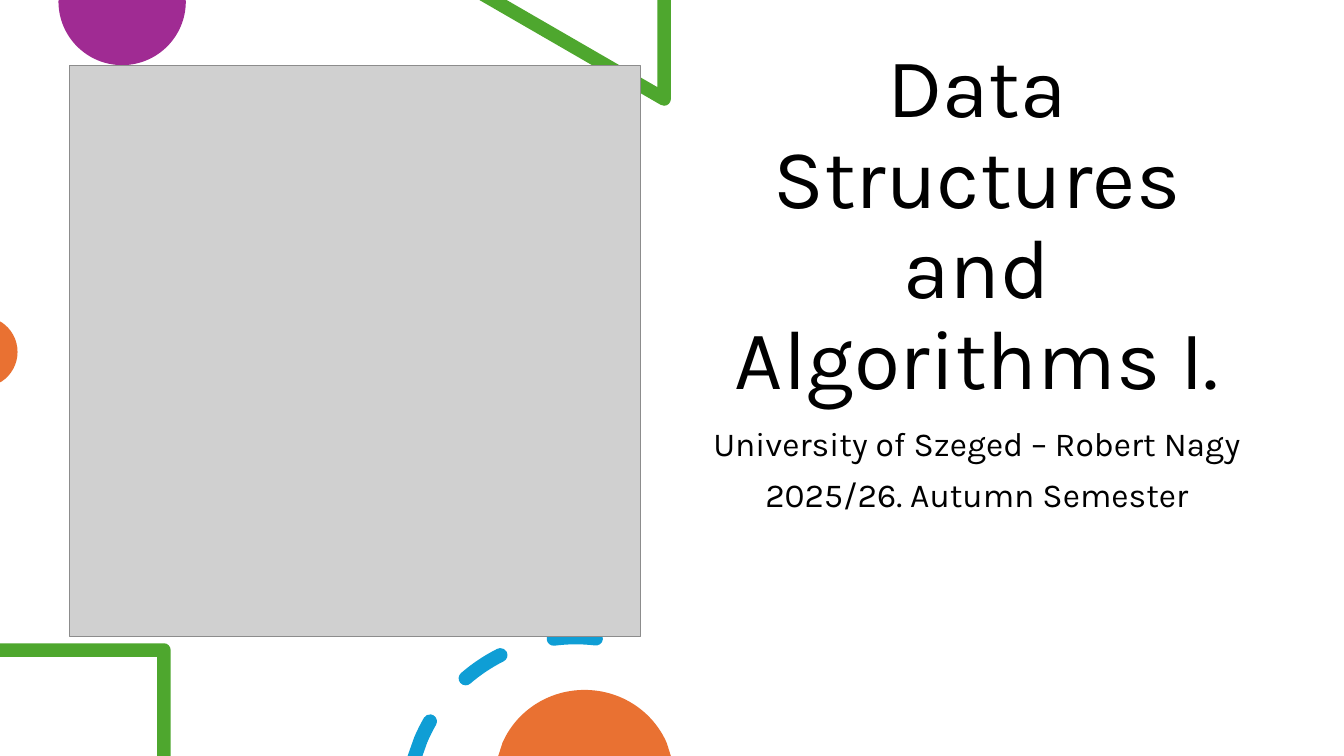
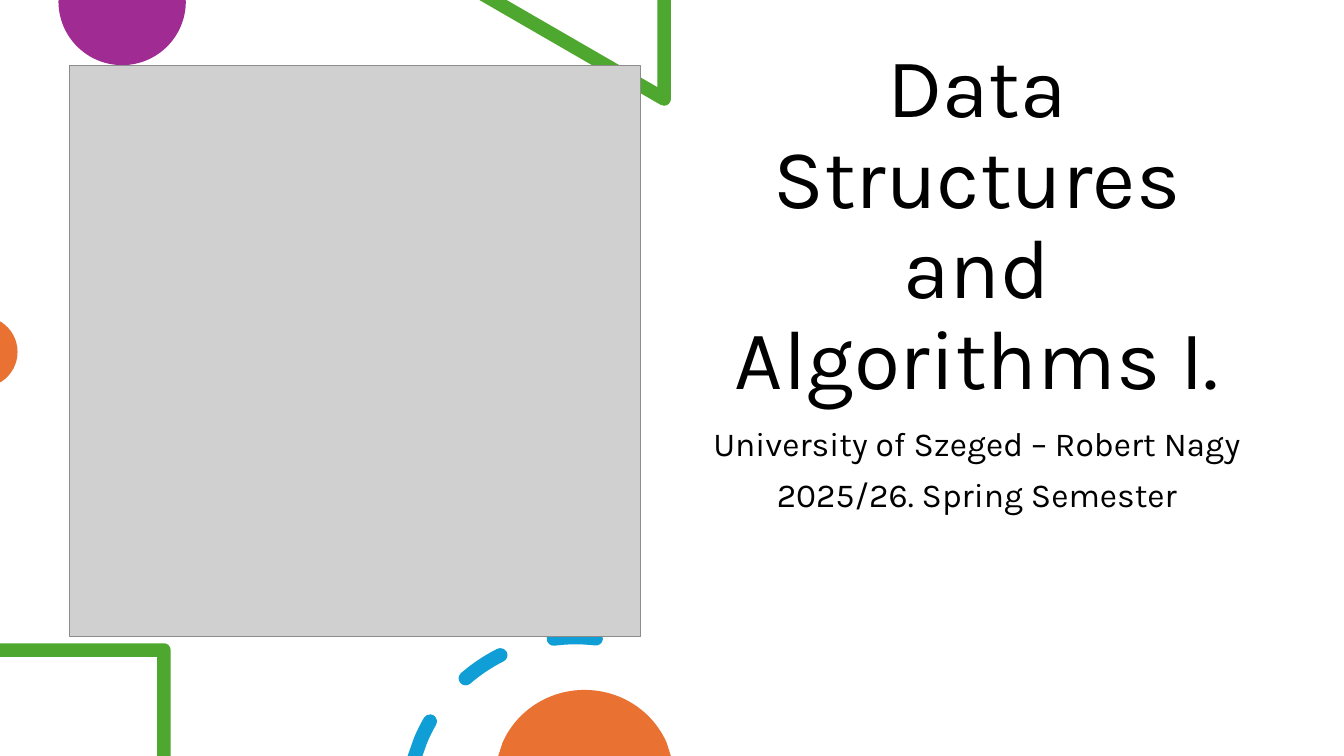
Before and after one commit to RobertNagy299/dsa-i-teaching, a slide deck: slide 1 of MyOwnPresentations/pptx/Min_Span_Tree_Shortest_Path_X.pptx. Drawn at 1344x756 pixels with LibreOffice and Linux fonts; fonts in the diff are those of the drawing; grey boxes stand for pictures. Boxes give left, top, right and bottom in pixels: in the first picture for what was removed or moved away, otherwise in the second. Text is boxed around its words. In the diff, an @@ line names an element or a change of style, - is before the commit and + after.

```diff
--- a/MyOwnPresentations/pptx/Min_Span_Tree_Shortest_Path_X.pptx
+++ b/MyOwnPresentations/pptx/Min_Span_Tree_Shortest_Path_X.pptx
@@ subtitle at (x1=777, y1=482, x2=1177, y2=516): text changed @@
-2025/26. Autumn Semester
+2025/26. Spring Semester
```
Also in this commit, not shown: 4 other slides changed, 1 slide added, 3 slides removed, 19 other files.
